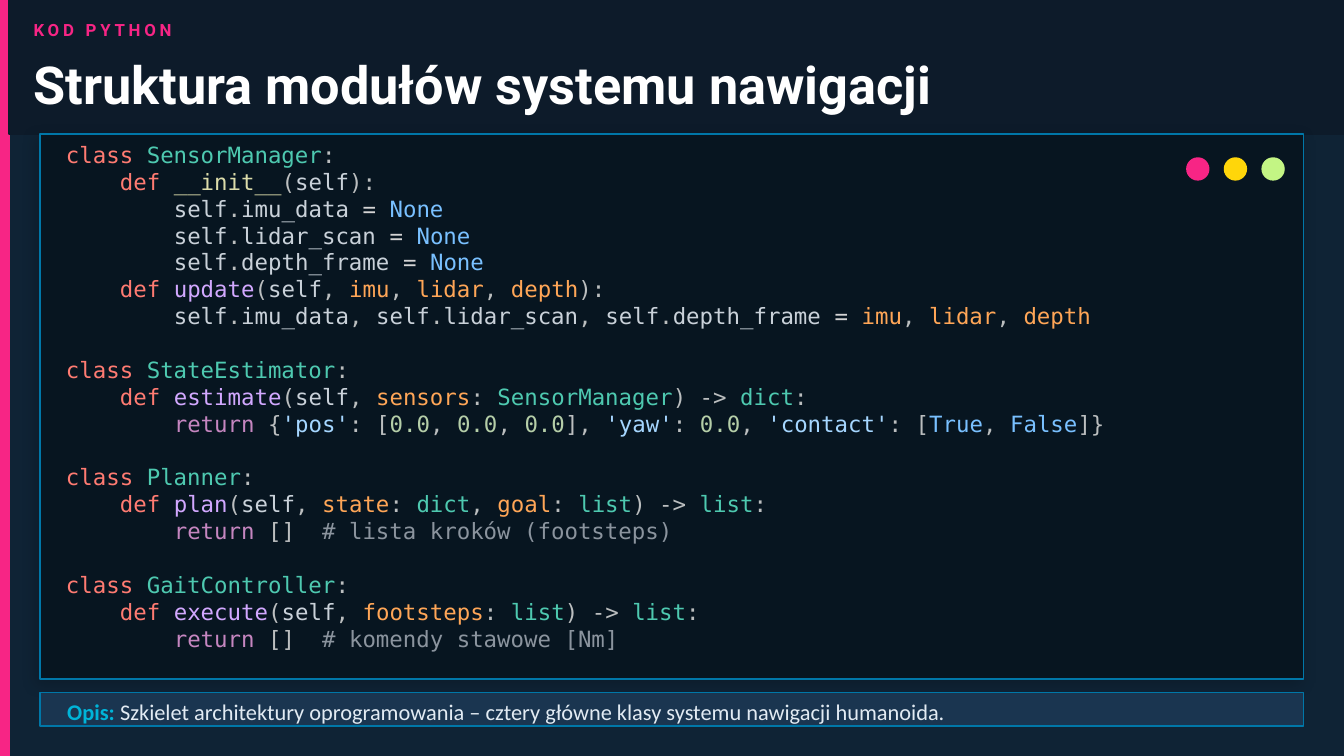
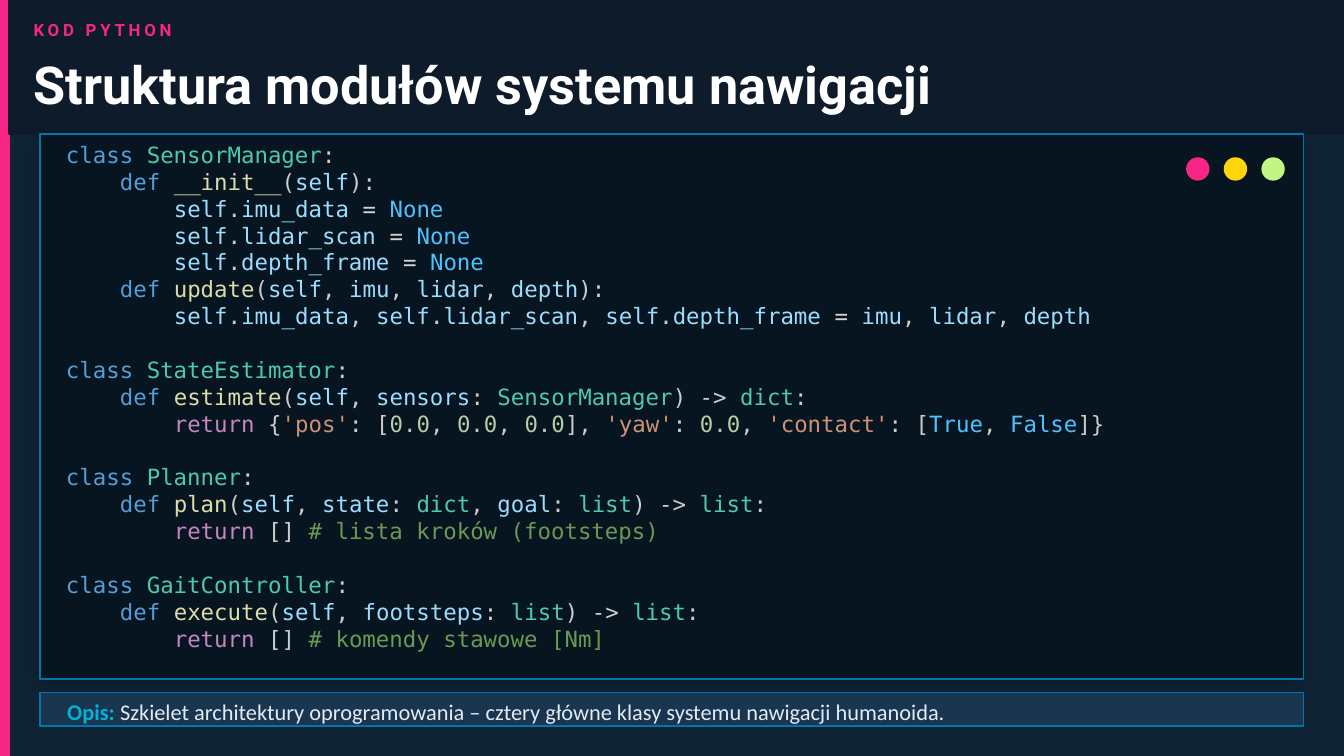
Before and after one commit to MatPomGit/MobileHub, a slide deck: slide 12 of zajecia/robo/robo_w1.pptx. Drawn at 1344x756 pixels with LibreOffice and Linux fonts; fonts in the diff are those of the drawing. Boxes give left, top, right and bottom in pixels: in the first picture for what was removed or moved away, otherwise in the second. Text is boxed around its words. In the diff, an @@ line names an element or a change of style, - is before the commit and + after.

```diff
--- a/zajecia/robo/robo_w1.pptx
+++ b/zajecia/robo/robo_w1.pptx
@@ text "class SensorManager:" at bbox=[66, 146, 1104, 652]: text colour #FF7B72 to #569CD6 in "class", "def", "def", "class" and 5 more places; text colour #BBBEBF to #CCCCCC in "SensorManager:", "__init__(self):", "self.imu_data", "self.lidar_scan" and 12 more places; text colour #C9D1D9 to #9CDCFE in "__init__(self):", "self.imu_data", "self.lidar_scan", "self.depth_frame" and 5 more places; text colour #79C0FF to #4FC1FF in "None", "None", "None", "[True, False]}"; text colour #D2A8FF to #DCDCAA in "update(self,", "estimate(self,", "plan(self,", "execute(self,"; text colour #FFA657 to #9CDCFE in "imu, lidar, depth):", "imu, lidar, depth", "sensors:", "state: goal:" and 1 more places; text colour #A5D6FF to #CE9178 in "{'pos': 'yaw': 'contact':"; text colour #8B949E to #6A9955 in "# lista kroków (footsteps)", "# komendy stawowe [Nm]" @@
```
Also in this commit, not shown: 5 other slides changed, 4 other files.
